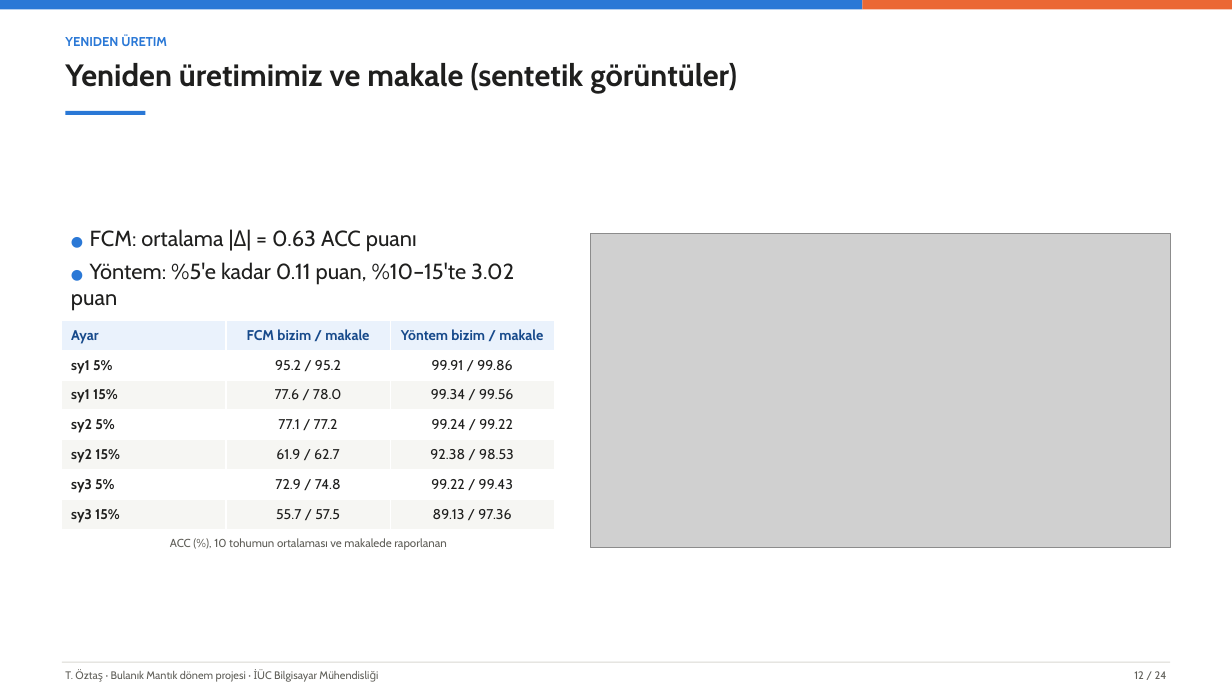
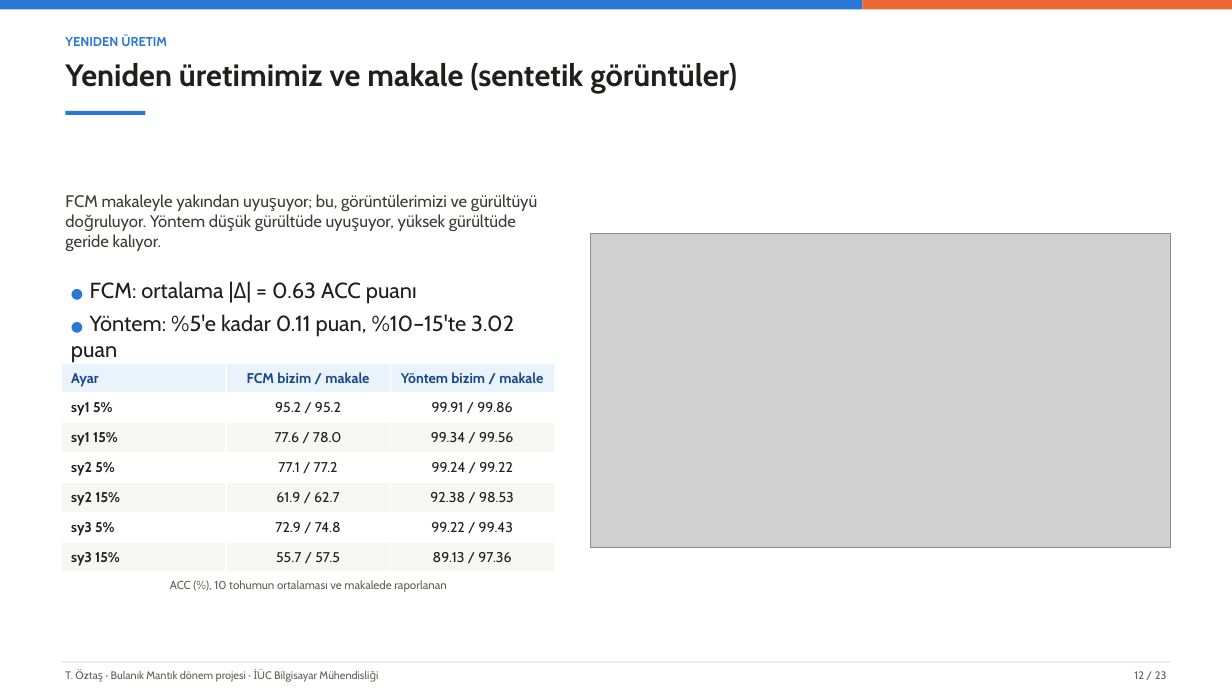
Before and after one commit to tarikoztas/fuzzy-logic-project, a slide deck: slide 12 of presentation/presentation_tr.pptx. Drawn at 1232x693 pixels with LibreOffice and Linux fonts; fonts in the diff are those of the drawing; grey boxes stand for pictures. Boxes give left, top, right and bottom in pixels: in the first picture for what was removed or moved away, otherwise in the second. Text is boxed around its words. In the diff, an @@ line names an element or a change of style, - is before the commit and + after.

Commit message:
faz9: slides without the demo and the inconsistency slide; short lead text on every content slide (D-048)

```diff
--- a/presentation/presentation_tr.pptx
+++ b/presentation/presentation_tr.pptx
@@ text added at bbox=[65, 194, 537, 251], 13 pt, text #3C3B36 @@
+FCM makaleyle yakından uyuşuyor; bu, görüntülerimizi ve gürültüyü doğruluyor. Yöntem düşük gürültüde uyuşuyor, yüksek gürültüde geride kalıyor.
@@ text "● FCM: ortalama |Δ| = ...": place and size @@
-text "● FCM: ortalama |Δ| = ..." at bbox=[71, 229, 514, 311]
+text "● FCM: ortalama |Δ| = ..." at bbox=[71, 281, 514, 363]
@@ text "● FCM: ortalama |Δ| = ..." at bbox=[71, 281, 514, 363]: vertical alignment middle to top @@
@@ table: place and size @@
-table at bbox=[62, 321, 555, 530]
+table at bbox=[62, 363, 555, 572]
@@ text "ACC (%), 10 tohumun ortalaması ...": place and size @@
-text "ACC (%), 10 tohumun ortalaması ..." at bbox=[170, 538, 446, 550]
+text "ACC (%), 10 tohumun ortalaması ..." at bbox=[170, 580, 446, 592]
@@ text at bbox=[1134, 671, 1167, 679]: text changed @@
-12 / 24
+12 / 23
```
Also in this commit, not shown: 21 other slides changed, 1 slide removed, 12 other files.
